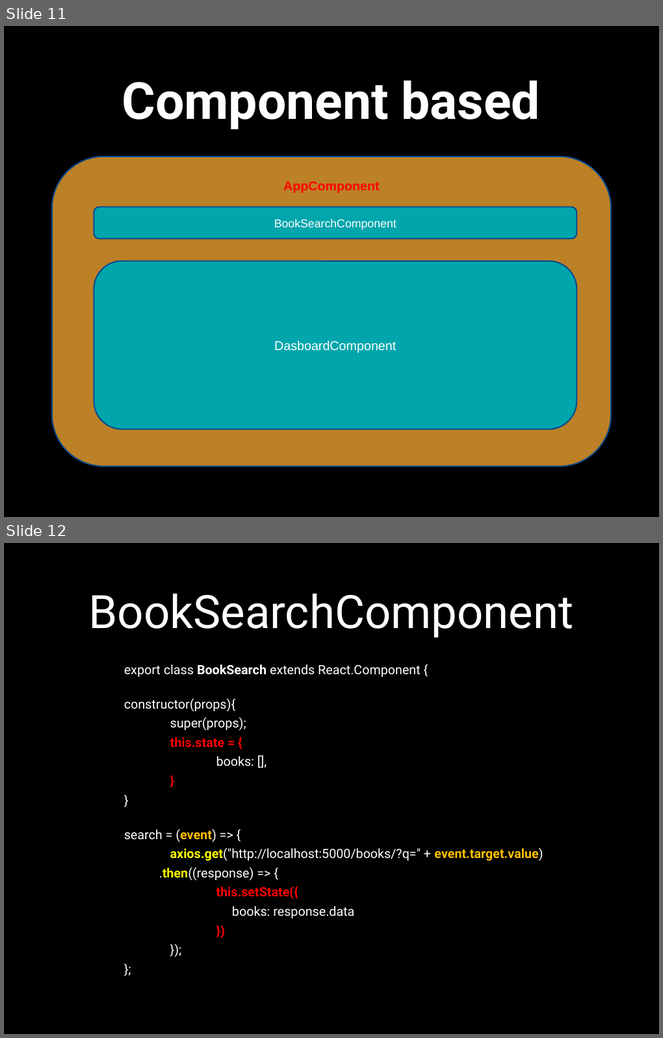
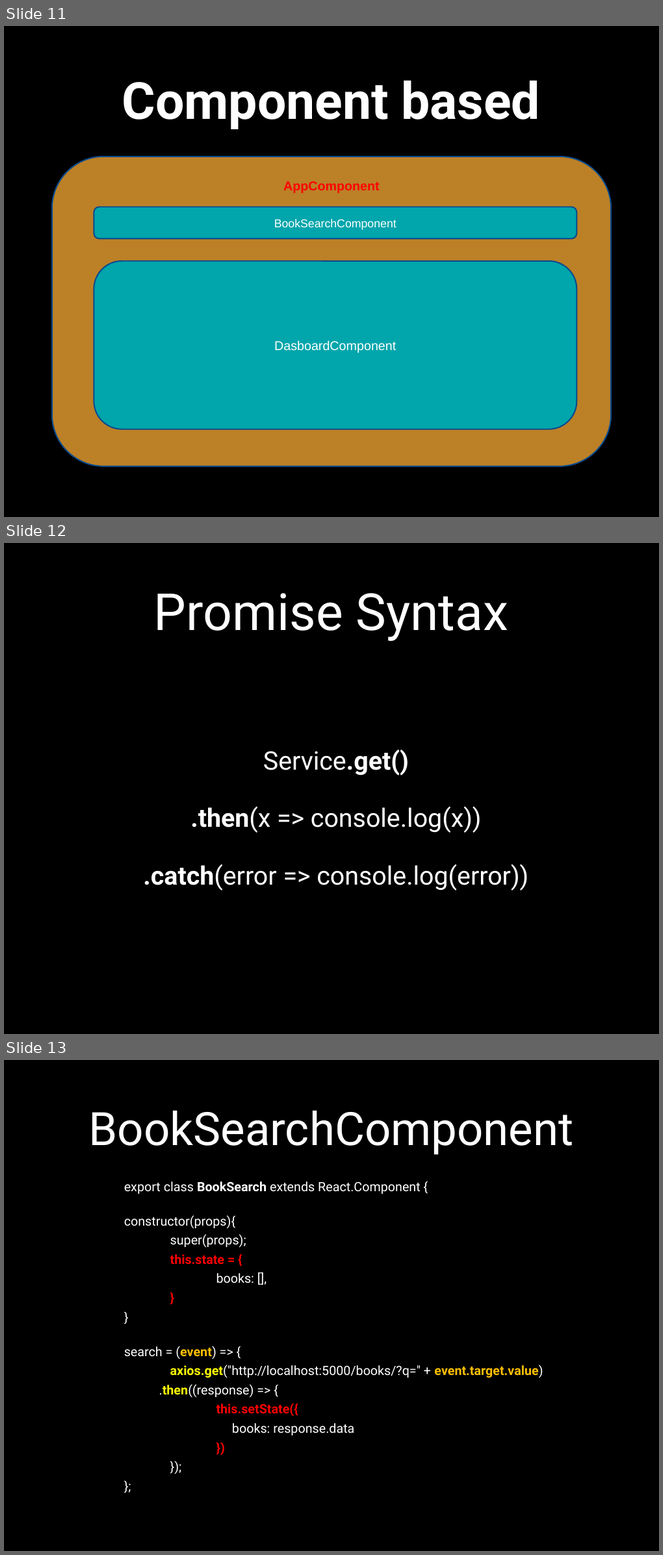
Before and after one commit to petereijgermans11/workshop-reactjs-angular, a slide deck: React.pptx. Shown one above the other, each under a label of ours: slides 11 and 12 before the commit, slides 11, 12 and 13 after it. The pictures are 663x1038 and 663x1555 pixels, drawn with LibreOffice and Linux fonts; fonts in the diff are those of the drawing. Boxes give left, top, right and bottom in pixels: in the first picture for what was removed or moved away, otherwise in the second. Text is boxed around its words. In the diff, an @@ line names an element or a change of style, - is before the commit and + after.

Commit message:
promise syntax and observable syntax
promise syntax and observable syntax

```diff
--- a/React.pptx
+++ b/React.pptx
@@ slide 12 added at bbox=[4, 543, 659, 1034], background #000000 @@
@@ title added at bbox=[154, 593, 508, 641], 80 pt, text #FFFFFF @@
+Promise Syntax
@@ text added at bbox=[143, 750, 529, 891], 40 pt, text #FFFFFF @@
+Service.get()
+.then(x => console.log(x))
+.catch(error => console.log(error))
@@ what was slide 12 is now slide 13 @@
```
Also in this commit, not shown: 3 other files.
